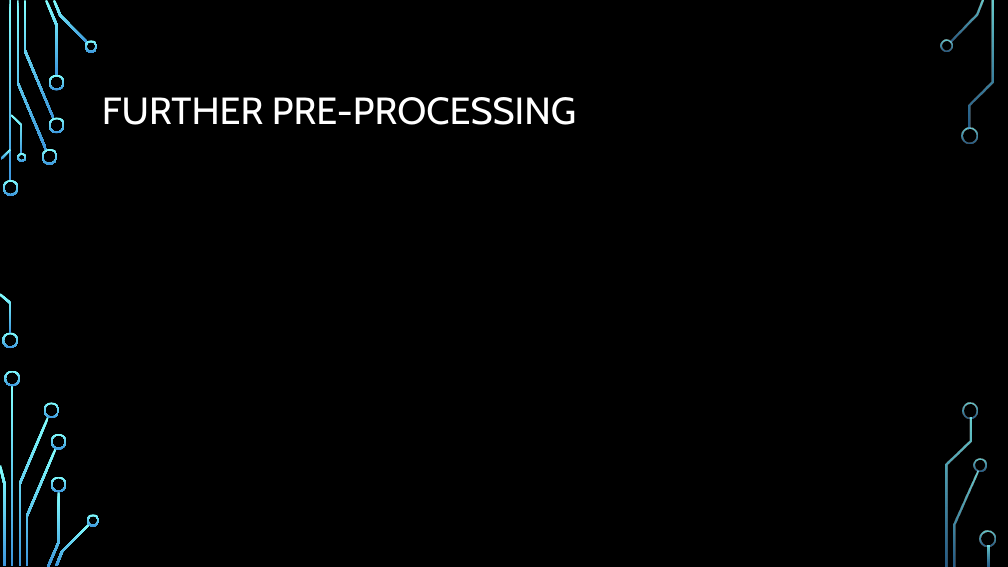
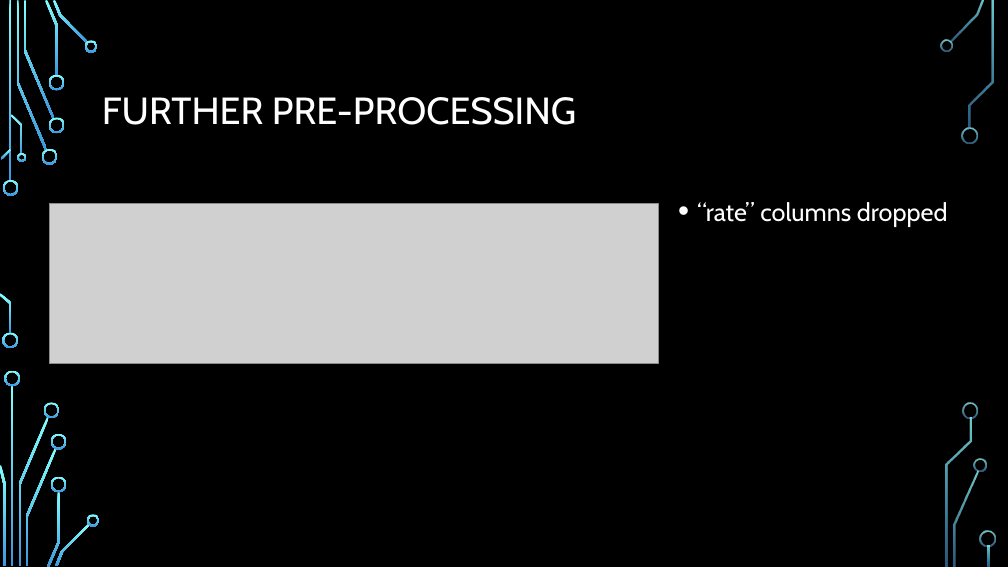
Before and after one commit to ddaniel2024/Project-4, a slide deck: slide 18 of Employee Attrition Prediction Presentation.pptx (slide 24 before the commit). Drawn at 1008x567 pixels with LibreOffice and Linux fonts; fonts in the diff are those of the drawing; grey boxes stand for pictures; background and template pictures are left out. Boxes give left, top, right and bottom in pixels: in the first picture for what was removed or moved away, otherwise in the second. Text is boxed around its words. In the diff, an @@ line names an element or a change of style, - is before the commit and + after.

```diff
--- a/Employee Attrition Prediction Presentation.pptx
+++ b/Employee Attrition Prediction Presentation.pptx
@@ picture added at (49, 203, 658, 363) @@
@@ text added at (697, 202, 948, 227), 24 pt, text #FFFFFF @@
+• “rate” columns dropped
```
Also in this commit, not shown: 12 other slides changed, 8 slides added, 8 slides removed, 10 other files.
